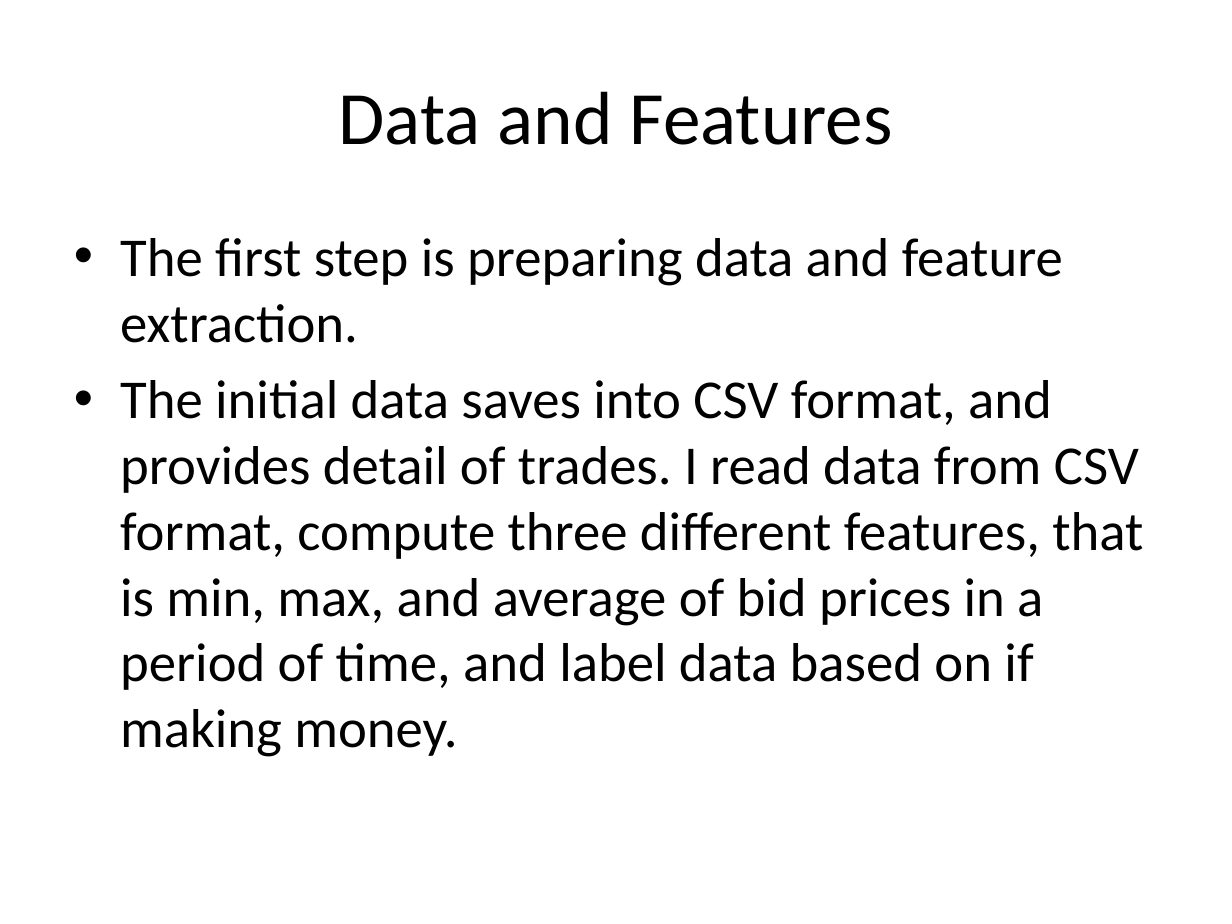
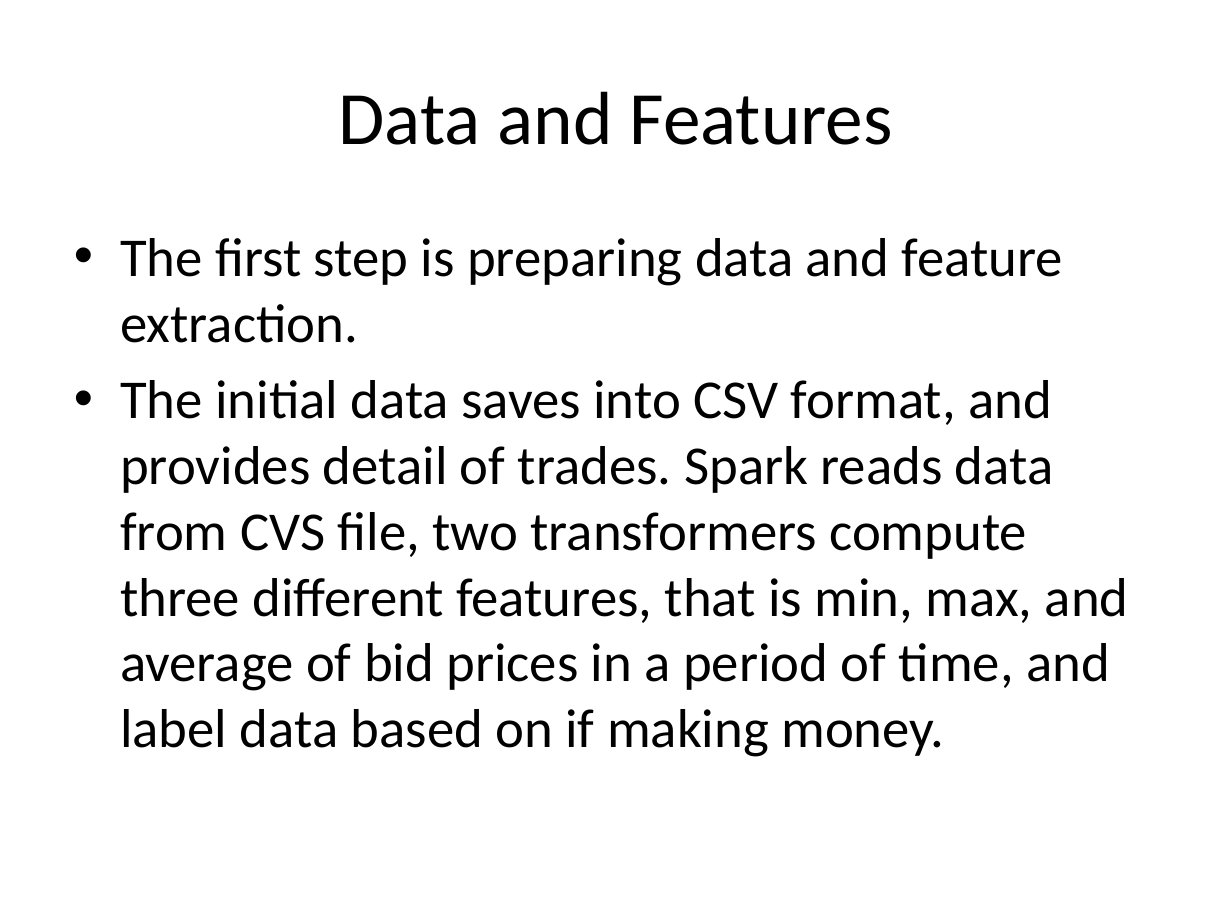
Before and after one commit to amaliujia/Foreign-Exchange, a slide deck: slide 5 of src/HW7/NonTechnical_Audience_Presentation.pptx (slide 4 before the commit). Drawn at 1232x924 pixels with LibreOffice and Linux fonts; fonts in the diff are those of the drawing. Boxes give left, top, right and bottom in pixels: in the first picture for what was removed or moved away, otherwise in the second. Text is boxed around its words. In the diff, an @@ line names an element or a change of style, - is before the commit and + after.

```diff
--- a/src/HW7/NonTechnical_Audience_Presentation.pptx
+++ b/src/HW7/NonTechnical_Audience_Presentation.pptx
@@ text at (x1=120, y1=380, x2=1129, y2=757): text changed @@
-• The initial data saves into CSV format, and provides detail of trades. I read data from CSV format, compute three different features, that is min, max, and average of bid prices in a period of time, and label data based on if making money.
+• The initial data saves into CSV format, and provides detail of trades. Spark reads data from CVS file, two transformers compute three different features, that is min, max, and average of bid prices in a period of time, and label data based on if making money.
```
Also in this commit, not shown: 2 other slides changed, 1 slide added.
